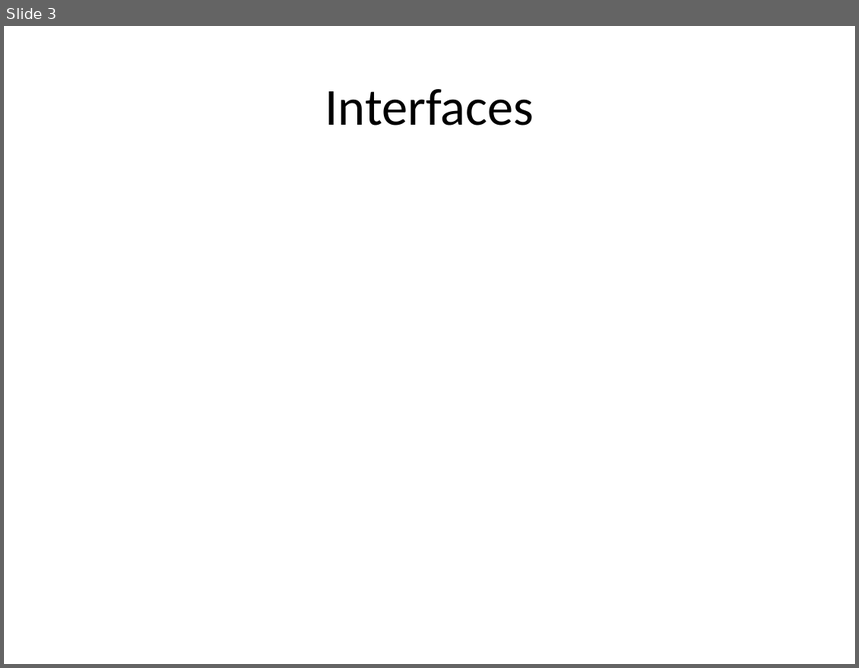
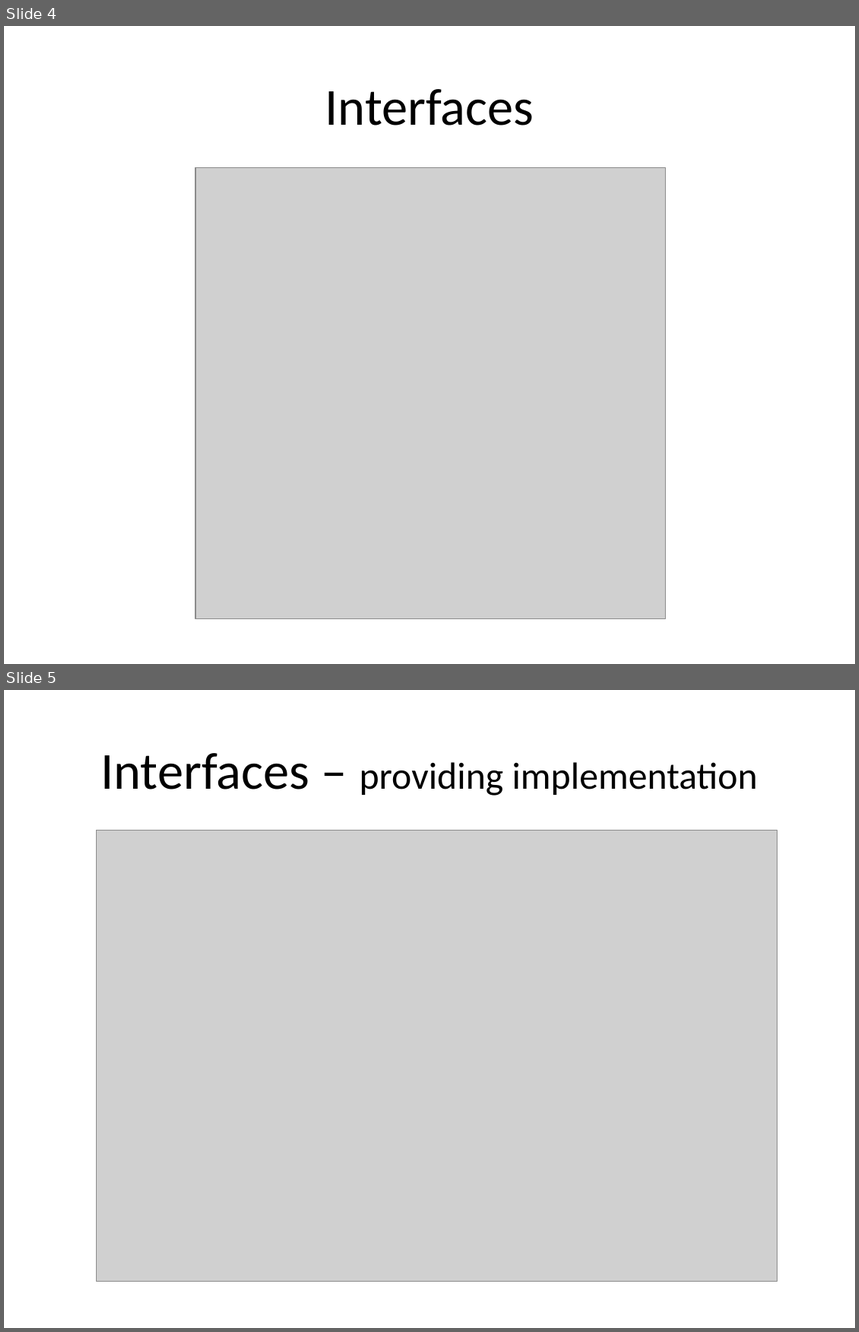
Before and after one commit to piotrcierpich/DependencyInjectionByExample, a slide deck: presentation/diByExample.ppt. Shown one above the other, each under a label of ours: slide 3 before the commit, slides 4 and 5 after it. The pictures are 859x668 and 859x1332 pixels, drawn with LibreOffice and Linux fonts; fonts in the diff are those of the drawing; grey boxes stand for pictures. Boxes give left, top, right and bottom in pixels: in the first picture for what was removed or moved away, otherwise in the second. Text is boxed around its words. In the diff, an @@ line names an element or a change of style, - is before the commit and + after.

```diff
--- a/presentation/diByExample.ppt
+++ b/presentation/diByExample.ppt
@@ slide 5 added at [4,690,855,1328], background #FFFFFF @@
@@ title added at [101,753,758,796], 32 pt, text #000000 @@
+Interfaces – providing implementation
@@ picture added at [96,831,777,1281] @@
@@ what was slide 3 is now slide 4 @@
@@ slide 4 changed as well @@
@@ picture added at [196,168,665,620] @@
```
Also in this commit, not shown: 1 other slide changed, 9 other slides added, 1 slide removed, 6 other files.
